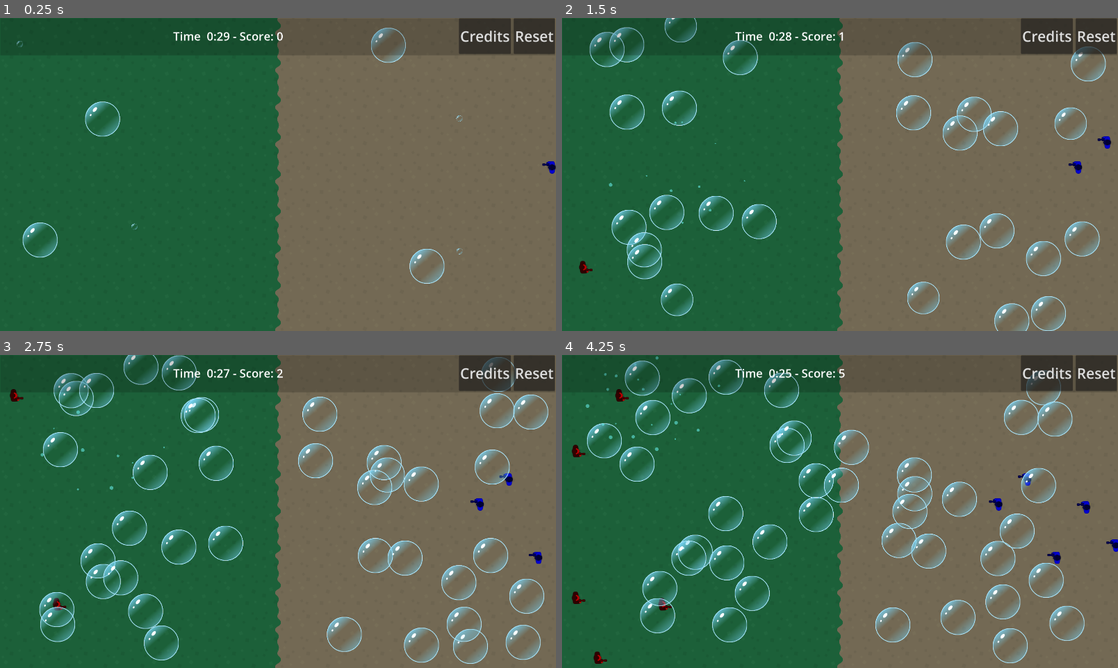
Above: before the commit, frames 1-4 (two rows, left to right).
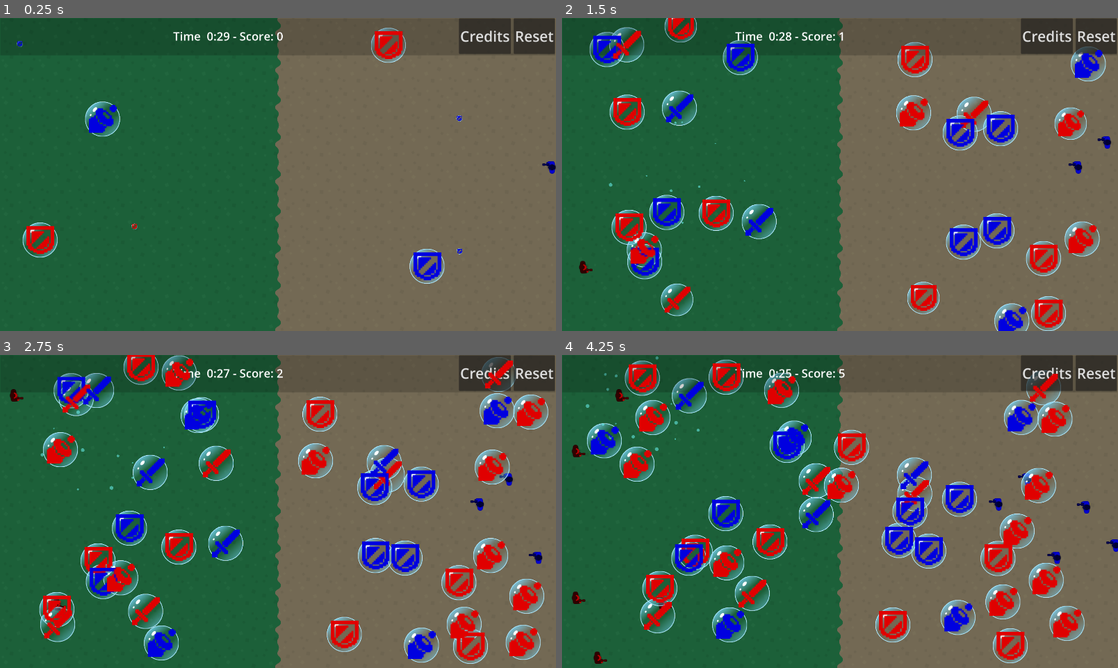
Above: after the commit, the same moments.

Repository: pkasprzyk/ggj2025
Game: Godot game, scene res://main.tscn
Same seed, same stepped clock (60 frames per second), same inputs: the game is played once before the commit and once after it.
Inputs (mouse positions are in pixels of both pictures, inside the frame that each line leads up to):
- Up to frame 1 (0.25 s): no input
- Up to frame 2 (1.5 s): move the mouse to (673, 121) at 0.52 s; click (673, 121) at 0.67 s; move the mouse to (600, 49) at 1.27 s; click (600, 49) at 1.42 s
- Up to frame 3 (2.75 s): move the mouse to (77, 455) at 2.02 s; click (77, 455) at 2.17 s
- Up to frame 4 (4.25 s): move the mouse to (712, 473) at 2.77 s; click (712, 473) at 2.92 s; move the mouse to (645, 408) at 3.52 s; click (645, 408) at 3.67 s

The runs differ from the first frame. In frame 1, 1.3% of the frame differs, in the area x 3-84%, y 4-84%; in frame 2, 7.3%; in frame 3, 10%; in frame 4, 11%, in the area x 5-94%, y 2-98%.

Commit message:
icon types, move enums

Diff:
--- a/game_state.gd
+++ b/game_state.gd
@@ -2,6 +2,17 @@
 
 
 # global singleton GAME_STATE
+
+enum PlayerSide {
+	PLAYER_LEFT,
+	PLAYER_RIGHT,
+}
+
+enum BubbleType {
+	SWORD,
+	SHIELD,
+	CANNON,
+}
 
 const MATCH_TIME = 0.5 * 60.0
 
@@ -45,7 +56,7 @@
 	timer -= delta
 	if right_spawn_timer.is_stopped():
 		right_spawn_timer.start()
-		player_right_base.spawn_unit(UnitShooter.PlayerSide.PLAYER_RIGHT)
+		player_right_base.spawn_unit(PlayerSide.PLAYER_RIGHT)
 
 	if hud:
 		hud.update_values(timer, score)
@@ -60,10 +71,16 @@
 	get_tree().change_scene_to_file("res://main.tscn")
 	timer = MATCH_TIME
 
+
 func bubble_popped() -> void:
 	increment_score(1)
-	player_left_base.spawn_unit(UnitShooter.PlayerSide.PLAYER_LEFT)
+	player_left_base.spawn_unit(PlayerSide.PLAYER_LEFT)
 
 
 func increment_score(value: int) -> void:
 	score += value
+
+
+func get_player_color(side: PlayerSide) -> Color:
+	return Color(1, 0, 0, 1) if side == PlayerSide.PLAYER_LEFT\
+	  else Color(0, 0, 1, 1)
--- a/objects/bubble/bubble.gd
+++ b/objects/bubble/bubble.gd
@@ -10,6 +10,15 @@
 
 @onready var collider: CollisionShape2D = $Collider
 @onready var animated_sprite: AnimationPlayer = $AnimationPlayer
+@onready var icon_BG : Sprite2D = $Bubbles/IconBG
+@onready var icon : Sprite2D = $Bubbles/IconBG/Icon
+
+static var icon_shield = load("res://icons/IconGodotNode/node/icon_shield.png")
+static var icon_sword = load("res://icons/IconGodotNode/node/icon_sword.png")
+static var icon_cannon = load("res://icons/IconGodotNode/node/canon_2.png")
+
+static var icons = [icon_shield, icon_sword, icon_cannon]
+
 
 static var pop_scene = load("res://objects/bubble/bubble_pop/bubble_pop.tscn")
 
@@ -21,8 +30,14 @@
 	phase = randf_range(0, 2 * PI)
 
 
-func set_target(new_target: Vector2) -> void:
+func initialize(start_pos: Vector2, new_target: Vector2, side : GAME_STATE.PlayerSide, type : GAME_STATE.BubbleType) -> void:
+	global_position = start_pos
 	target = new_target
+	icon.texture = icons[type]
+	icon_BG.texture = icons[type]
+	var color = GAME_STATE.get_player_color(side)
+	icon.modulate = color
+	icon_BG.modulate = color
 
 
 func _physics_process(delta: float) -> void:
@@ -45,6 +60,7 @@
 		GAME_STATE.bubble_popped()
 		queue_free()
 
+
 func spawn_pop():
 	var p = pop_scene.instantiate() as GPUParticles2D
 	get_parent().add_child(p)
--- a/objects/bubble/bubble.tscn
+++ b/objects/bubble/bubble.tscn
@@ -1,7 +1,8 @@
-[gd_scene load_steps=7 format=3 uid="uid://cp0cv4sifmh4e"]
+[gd_scene load_steps=8 format=3 uid="uid://cp0cv4sifmh4e"]
 
 [ext_resource type="Script" path="res://objects/bubble/bubble.gd" id="1_n48a3"]
 [ext_resource type="Texture2D" uid="uid://hbg8kb3uh7qn" path="res://objects/bubble/bubble.svg" id="2_krr3h"]
+[ext_resource type="Texture2D" uid="uid://dct624iyu1ob6" path="res://icons/IconGodotNode/node/canon.png" id="3_26ios"]
 
 [sub_resource type="CircleShape2D" id="CircleShape2D_5eic6"]
 radius = 60.959
@@ -51,6 +52,19 @@
 texture = ExtResource("2_krr3h")
 region_rect = Rect2(188, 16, 127.182, 128)
 
+[node name="IconBG" type="Sprite2D" parent="Bubbles"]
+z_index = 1
+texture_filter = 1
+position = Vector2(1, 0)
+scale = Vector2(6, 6)
+texture = ExtResource("3_26ios")
+
+[node name="Icon" type="Sprite2D" parent="Bubbles/IconBG"]
+modulate = Color(0.71, 0, 0, 1)
+z_index = 1
+texture_filter = 2
+texture = ExtResource("3_26ios")
+
 [node name="Collider" type="CollisionShape2D" parent="."]
 shape = SubResource("CircleShape2D_5eic6")
 
--- a/objects/bubble_spawner/bubble_spawner.gd
+++ b/objects/bubble_spawner/bubble_spawner.gd
@@ -30,10 +30,18 @@
 
 func _spawn_bubble() -> void:
 	var bubble_instance = bubble.instantiate()
-	bubble_instance.set_target(target.global_position)
+	var side = [
+		GAME_STATE.PlayerSide.PLAYER_LEFT,
+		GAME_STATE.PlayerSide.PLAYER_RIGHT,
+	].pick_random()
+	var bubble_type = [
+		GAME_STATE.BubbleType.SWORD,
+		GAME_STATE.BubbleType.SHIELD,
+		GAME_STATE.BubbleType.CANNON,
+	].pick_random()
 	bubble_instance.connect("tree_exiting", _on_bubble_destroyed)
 	add_child(bubble_instance)
-	bubble_instance.global_position = _gen_random_pos()
+	bubble_instance.initialize(_gen_random_pos(), target.global_position, side, bubble_type)
 	bubbles += 1
 
 
--- a/objects/unit_base/unit_base.gd
+++ b/objects/unit_base/unit_base.gd
@@ -29,7 +29,7 @@
 	other_base = new_other_base
 
 
-func spawn_unit(player_side: UnitShooter.PlayerSide) -> void:
+func spawn_unit(player_side: GAME_STATE.PlayerSide) -> void:
 	var spawn_point = Vector2(spawn_x, randf_range(spawn_y_start, spawn_y_end))
 	UnitShooter.spawn(units_group, spawn_point, player_side, self, Vector2(target_x, spawn_point.y), other_base)
 
--- a/objects/unit_shooter/unit_shooter.gd
+++ b/objects/unit_shooter/unit_shooter.gd
@@ -12,12 +12,6 @@
 var velocity: Vector2 = Vector2.ZERO
 
 
-enum PlayerSide {
-	PLAYER_LEFT,
-	PLAYER_RIGHT
-}
-
-
 static var unit_scene: PackedScene = load("res://objects/unit_shooter/unit_shooter.tscn")
 
 @onready var shooting_timer: Timer = $ShootingTimer
@@ -26,7 +20,7 @@
 @onready var animation_player: AnimationPlayer = $AnimationPlayer
 
 
-static func spawn(parent: Node, spawn_point: Vector2, player: PlayerSide, new_base: UnitBase, new_target: Vector2, new_other_base: UnitBase) -> UnitShooter:
+static func spawn(parent: Node, spawn_point: Vector2, player: GAME_STATE.PlayerSide, new_base: UnitBase, new_target: Vector2, new_other_base: UnitBase) -> UnitShooter:
 	var unit = unit_scene.instantiate()
 	unit.name = "Shooter"+str(randi_range(0,9999999))
 	parent.add_child(unit)
@@ -35,7 +29,7 @@
 	unit.base = new_base
 	unit.other_base = new_other_base
 	unit.target = new_target
-	unit.sprite.modulate = Color(1, 0, 0, 1) if player == PlayerSide.PLAYER_LEFT else Color(0, 0, 1, 1)
+	unit.sprite.modulate = GAME_STATE.get_player_color(player)
 	return unit
 
 
